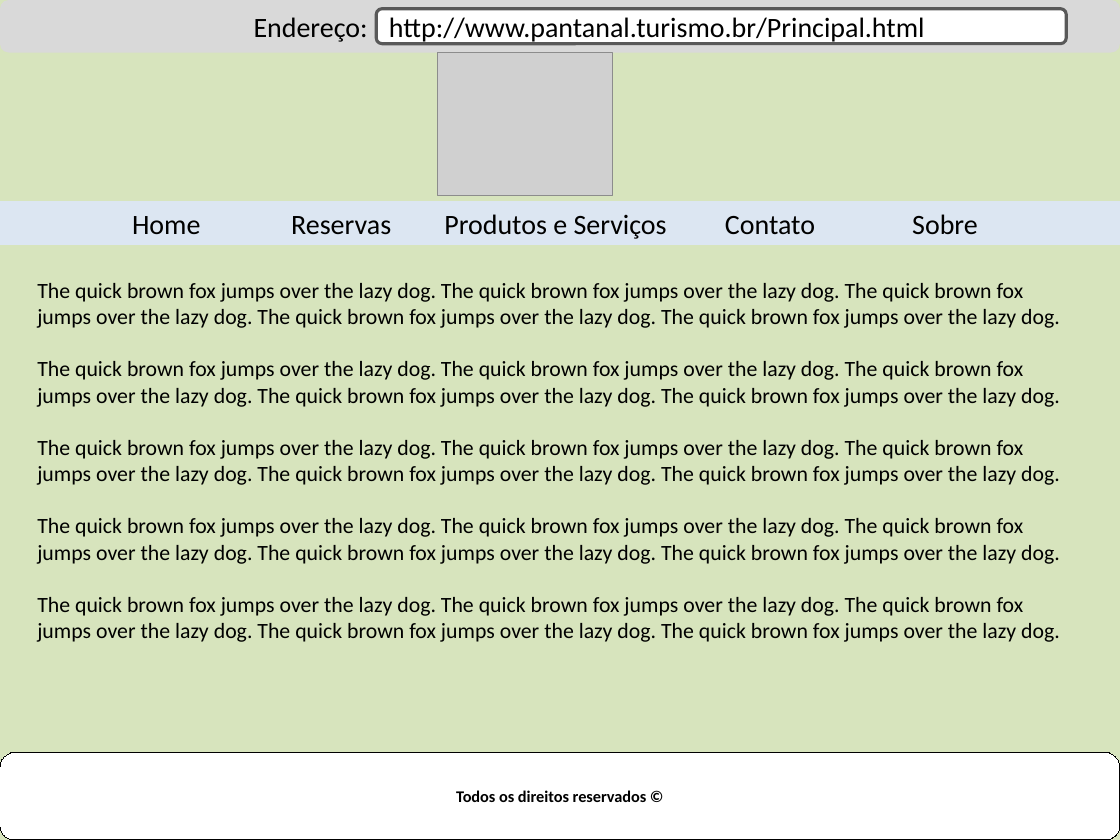
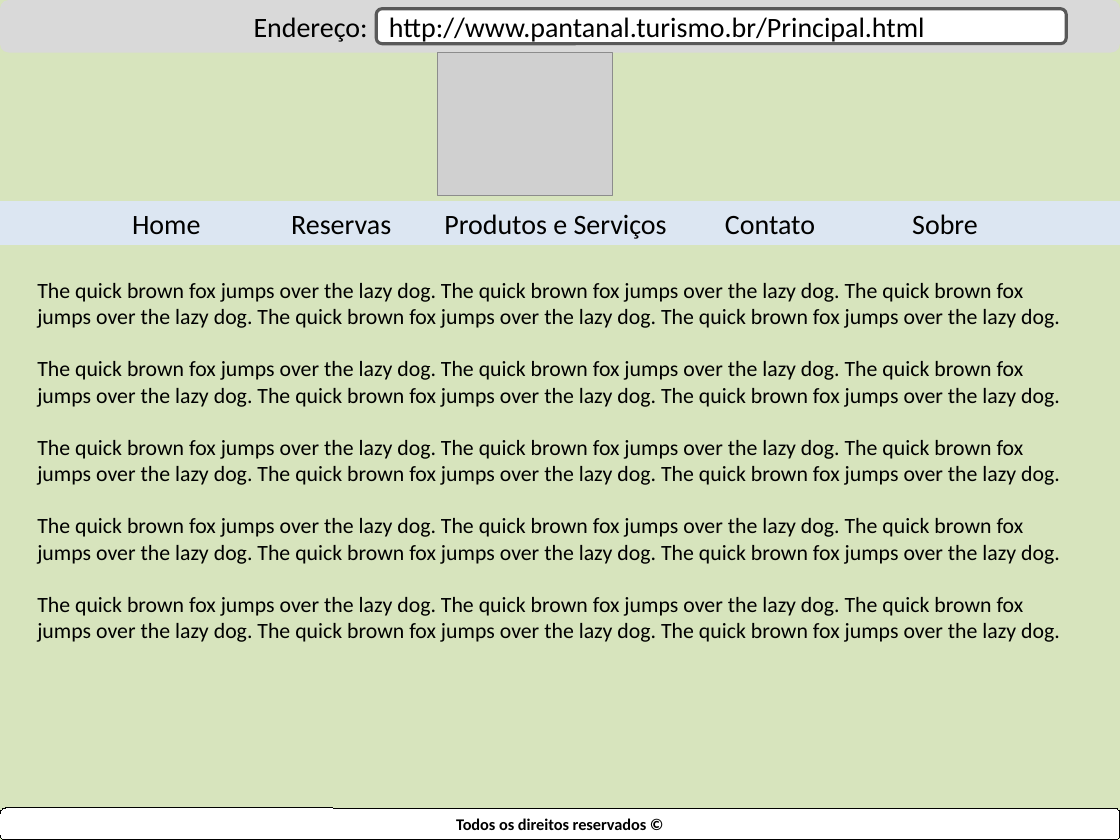
Before and after one commit to jomoura/FCW-AtividadeFinal, a slide deck: slide 1 of Layout.pptx. Drawn at 1120x840 pixels with LibreOffice and Linux fonts; fonts in the diff are those of the drawing; grey boxes stand for pictures. Boxes give left, top, right and bottom in pixels: in the first picture for what was removed or moved away, otherwise in the second. Text is boxed around its words. In the diff, an @@ line names an element or a change of style, - is before the commit and + after.

```diff
--- a/Layout.pptx
+++ b/Layout.pptx
@@ rounded rectangle "Todos os direitos reservados ©": place and size @@
-rounded rectangle "Todos os direitos reservados ©" at bbox=[0, 753, 1120, 840]
+rounded rectangle "Todos os direitos reservados ©" at bbox=[0, 808, 1120, 840]
```
Also in this commit, not shown: 4 other slides changed, 3 other files.
